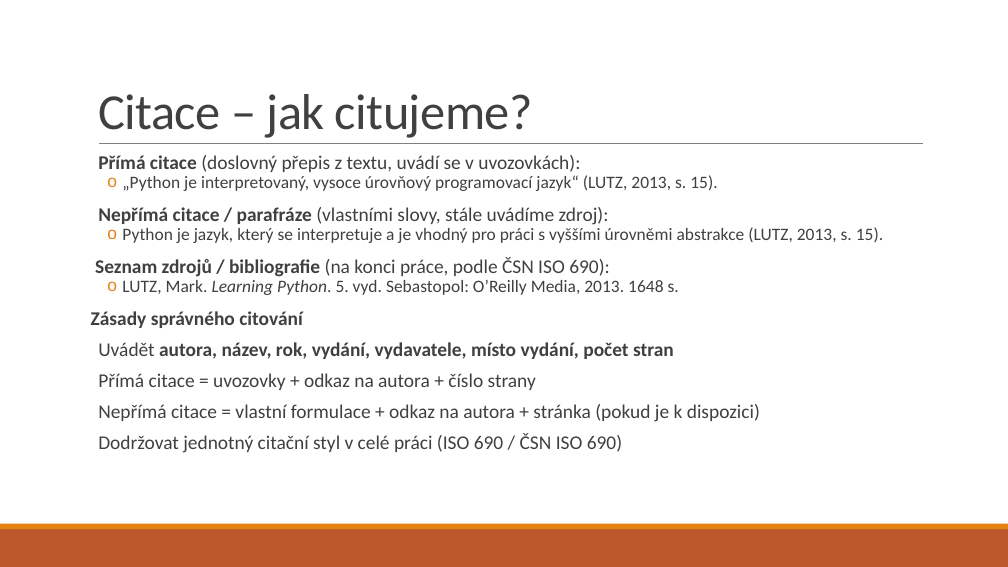
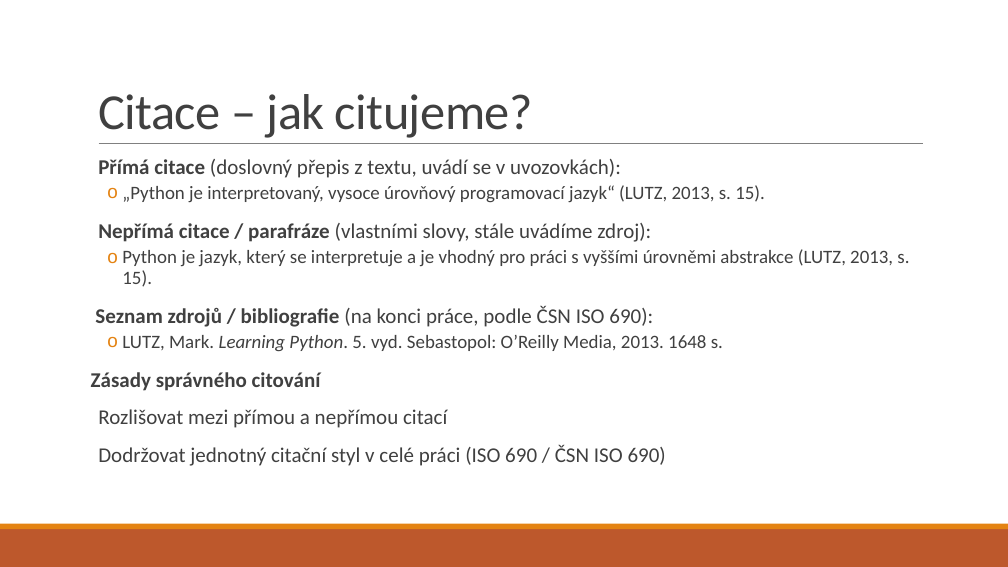
Before and after one commit to dawissl/hradebni-dmg, a slide deck: slide 7 of prezentace/1. ročník/03 - licence, citace, ochranná známka.pptx. Drawn at 1008x567 pixels with LibreOffice and Linux fonts; fonts in the diff are those of the drawing. Boxes give left, top, right and bottom in pixels: in the first picture for what was removed or moved away, otherwise in the second. Text is boxed around its words. In the diff, an @@ line names an element or a change of style, - is before the commit and + after.

Commit message:
presentations and demo web

```diff
--- a/prezentace/1. ročník/03 - licence, citace, ochranná známka.pptx
+++ b/prezentace/1. ročník/03 - licence, citace, ochranná známka.pptx
@@ text at (x1=91, y1=159, x2=909, y2=466): size 18.5 to 20 pt in "Přímá citace (doslovný přepis z textu, uvádí ...", "Nepřímá citace / parafráze (vlastními slovy, stále ...", "Seznam zdrojů / bibliografie (na konci práce, ...", "Zásady správného citování" and 1 more places; size 16.6 to 18 pt in "„Python je interpretovaný, vysoce úrovňový programovací jazy ...", "Python je jazyk, který se interpretuje a ...", "LUTZ, Mark. Learning Python. 5. vyd. Sebastopol: ..."; line spacing 0.7 to 0.9 @@
@@ text at (x1=98, y1=409, x2=447, y2=428): text changed; size 18.5 to 20 pt @@
-  Uvádět autora, název, rok, vydání, vydavatele, místo vydání, počet stran
-  Přímá citace = uvozovky + odkaz na autora + číslo strany
-  Nepřímá citace = vlastní formulace + odkaz na autora + stránka (pokud je k dispozici)
+  Rozlišovat mezi přímou a nepřímou citací
```
Also in this commit, not shown: 11 other files.
